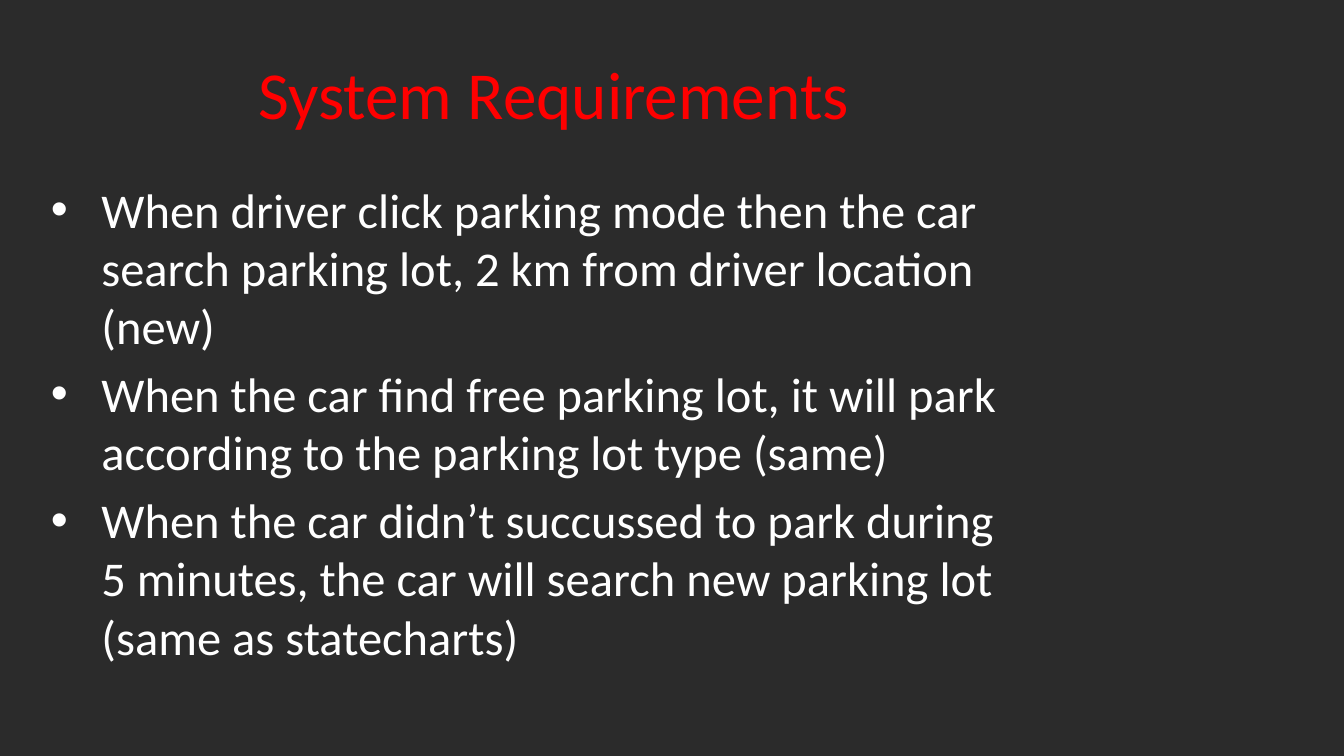
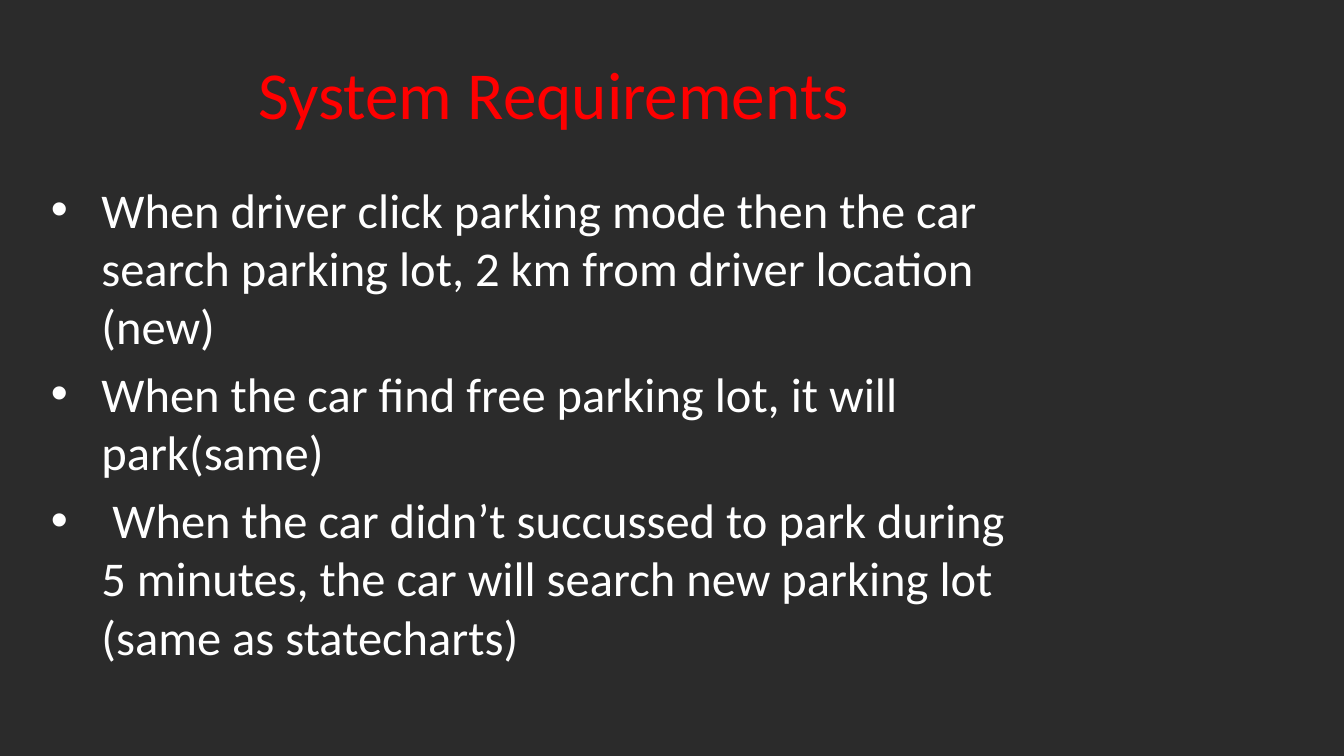
Before and after one commit to XxxTriplexxX94/Visual, a slide deck: slide 13 of רכב אוטונומי .pptx. Drawn at 1344x756 pixels with LibreOffice and Linux fonts; fonts in the diff are those of the drawing; background and template pictures are left out; a plain dark background stands for a picture behind light text. Boxes give left, top, right and bottom in pixels: in the first picture for what was removed or moved away, otherwise in the second. Text is boxed around its words. In the diff, an @@ line names an element or a change of style, - is before the commit and + after.

```diff
--- a/רכב אוטונומי .pptx
+++ b/רכב אוטונומי .pptx
@@ text at (x1=101, y1=378, x2=897, y2=478): text changed @@
-• When the car find free parking lot, it will park according to the parking lot type (same)
+• When the car find free parking lot, it will park(same)
```
Also in this commit, not shown: 3 other slides changed, 19 other files.
